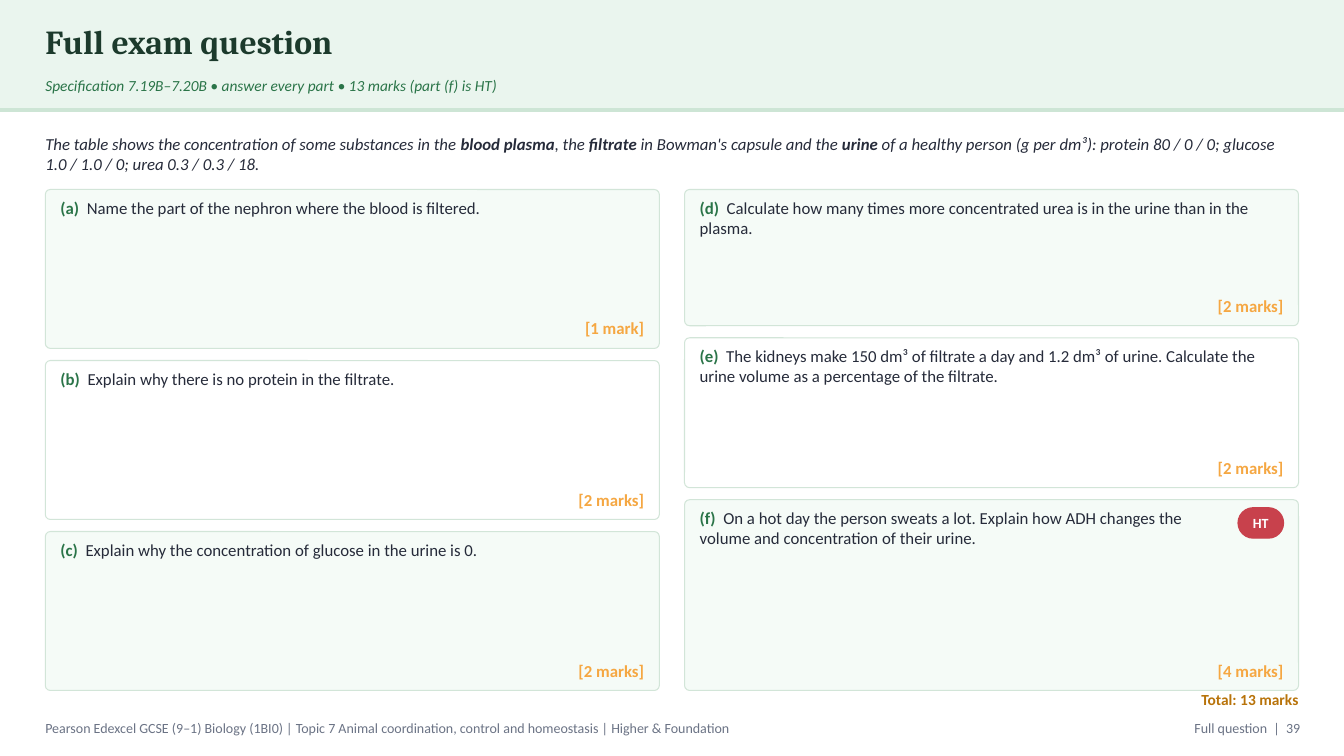
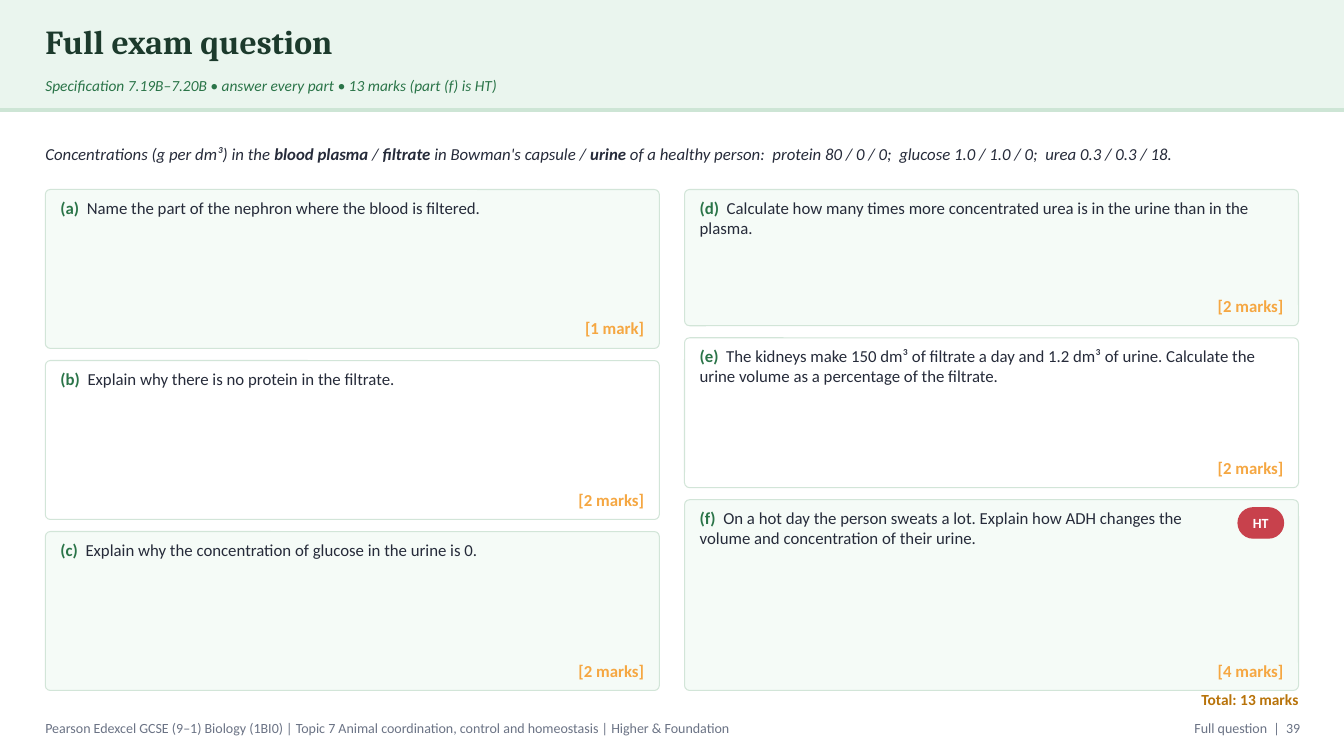
Before and after one commit to pstephenphilip-ship-it/Piri-MBBS, a slide deck: slide 39 of gcse-slides/edexcel-biology/EDX_1BI0_T7_CoordinationHomeostasis.pptx. Drawn at 1344x756 pixels with LibreOffice and Linux fonts; fonts in the diff are those of the drawing. Boxes give left, top, right and bottom in pixels: in the first picture for what was removed or moved away, otherwise in the second. Text is boxed around its words. In the diff, an @@ line names an element or a change of style, - is before the commit and + after.

```diff
--- a/gcse-slides/edexcel-biology/EDX_1BI0_T7_CoordinationHomeostasis.pptx
+++ b/gcse-slides/edexcel-biology/EDX_1BI0_T7_CoordinationHomeostasis.pptx
@@ text at [45,147,1172,163]: text changed @@
-The table shows the concentration of some substances in the blood plasma, the filtrate in Bowman's capsule and the urine of a healthy person (g per dm³): protein 80 / 0 / 0; glucose 1.0 / 1.0 / 0; urea 0.3 / 0.3 / 18.
+Concentrations (g per dm³) in the blood plasma / filtrate in Bowman's capsule / urine of a healthy person: protein 80 / 0 / 0; glucose 1.0 / 1.0 / 0; urea 0.3 / 0.3 / 18.
```
Also in this commit, not shown: 18 other slides changed, 1 other file.
